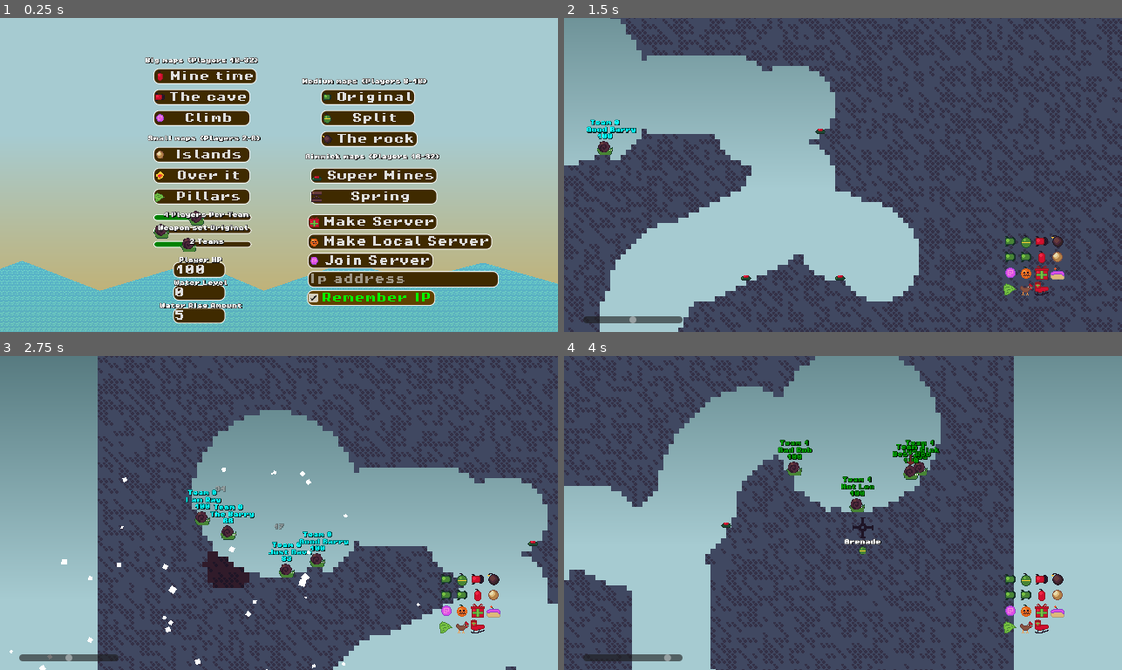
Above: before the commit, frames 1-4 (two rows, left to right).
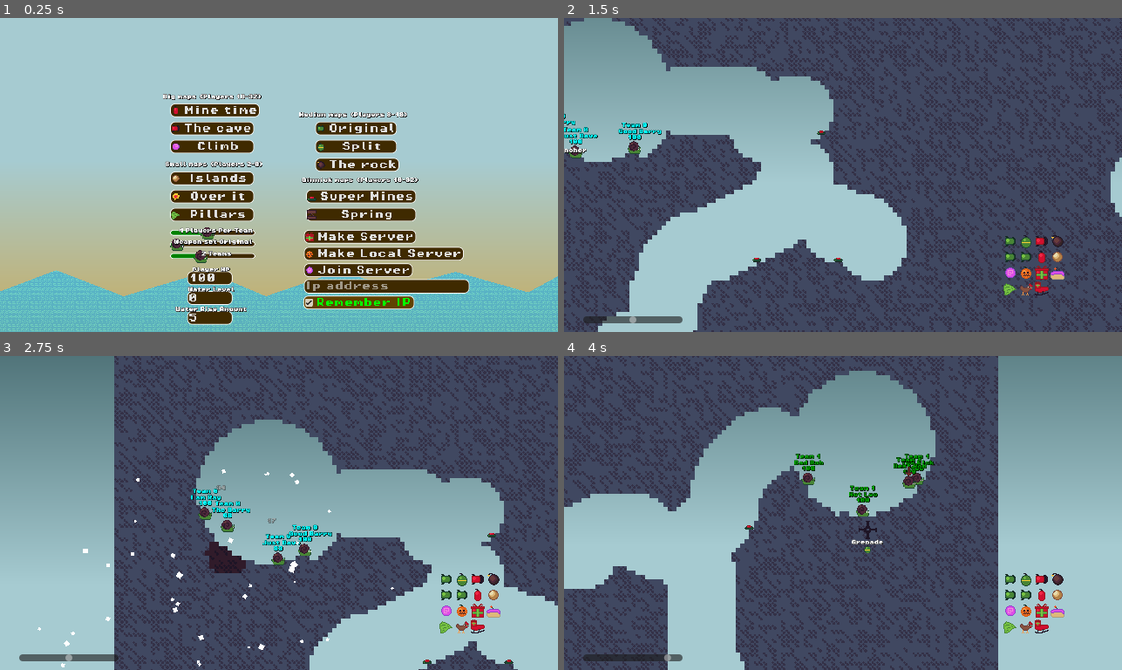
Above: after the commit, the same moments.

Repository: codingbanana21/Snail-Wars
Game: Godot game, scene res://scenes/main_menu.tscn
Two runs of this game, one before a commit and one after it. Both use one fixed random seed, a clock stepped at 60 frames per second and the inputs below.
Inputs (mouse positions are in pixels of both pictures, inside the frame that each line leads up to):
- Up to frame 1 (0.25 s): no input
- Up to frame 2 (1.5 s): click "Mine time" at 0.5 s; tap Enter (skip) at 1.25 s; move the mouse to (965, 159) at 1.27 s; press the mouse at (965, 159) at 1.28 s; hold D (right) from 1.28 s (still down)
- Up to frame 3 (2.75 s): keep holding D (right); tap W (jump) at 1.52, 2.27 s; move the mouse to (167, 528) at 2.02 s; release the mouse at (167, 528) at 2.03 s; tap Mouse wheel down (last_weapon) at 2.1 s
- Up to frame 4 (4 s): move the mouse to (898, 443) at 2.77 s; release D (right) at 2.78 s; hold A (left) 2.78-3.53 s; right-click (898, 443) at 2.85 s; move the mouse to (837, 519) at 3.52 s; hold D (right) from 3.53 s (still down); tap Mouse wheel up (next_weapon) at 3.6 s; tap W (jump) at 3.77 s

The runs differ from the first frame. In frame 1, 29% of the frame differs, in the area x 0-100%, y 12-100%; in frame 2, 33%; in frame 3, 32%; in frame 4, 33%, in the area x 0-81%, y 0-100%.

Commit message:
Remade some maps

Diff:
--- a/scenes/mouse.tscn
+++ b/scenes/mouse.tscn
@@ -42,7 +42,7 @@
 one_shot = true
 
 [node name="Camera2D" type="Camera2D" parent="." unique_id=1976517052]
-zoom = Vector2(0.75, 0.75)
+zoom = Vector2(0.65, 0.65)
 limit_top = -2048
 limit_bottom = 64
 position_smoothing_enabled = true
Binary file changed: maps/map_m3.png
Binary file changed: maps/map_s1.png
Binary file changed: maps/map_s2.png
Binary file changed: maps/map_s3.png
